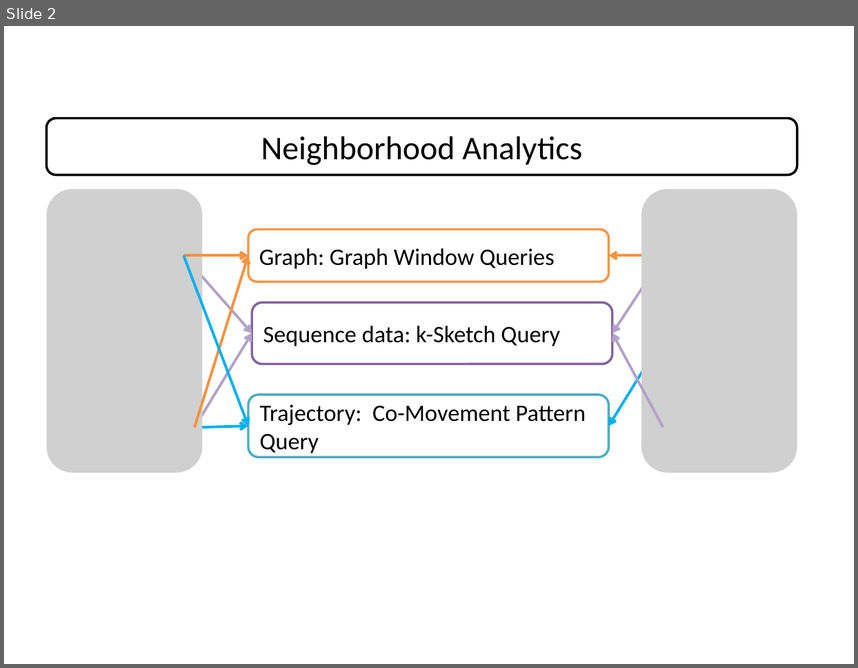
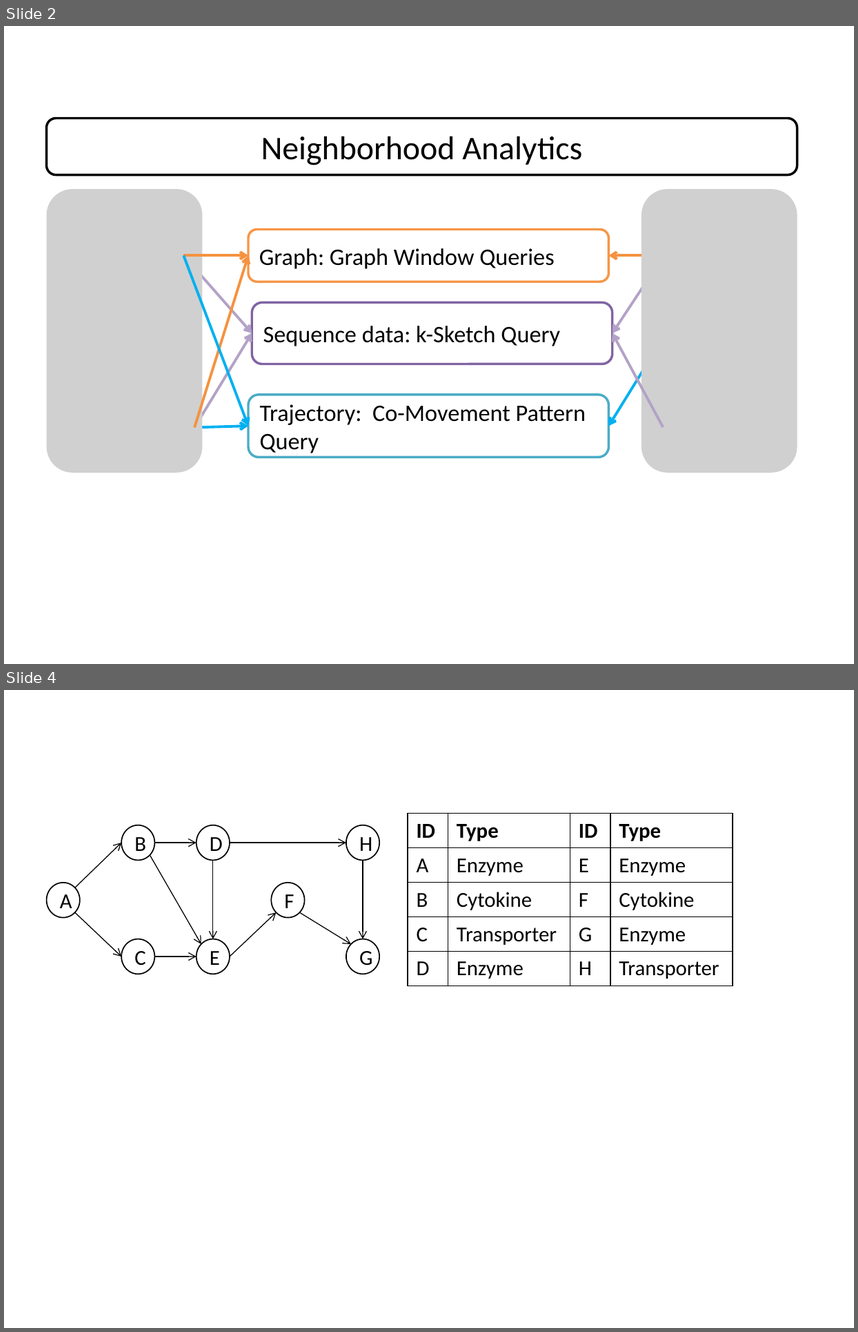
Before and after one commit to fanqi1909/Thesis, a slide deck: Slides/drawings.pptx. Shown one above the other, each under a label of ours: slide 2 before the commit, slides 2 and 4 after it; the slides between them are not shown. The pictures are 858x668 and 858x1332 pixels, drawn with LibreOffice and Linux fonts; fonts in the diff are those of the drawing; grey boxes stand for pictures. Boxes give left, top, right and bottom in pixels: in the first picture for what was removed or moved away, otherwise in the second. Text is boxed around its words. In the diff, an @@ line names an element or a change of style, - is before the commit and + after.

```diff
--- a/Slides/drawings.pptx
+++ b/Slides/drawings.pptx
@@ slide 4 added at bbox=[4, 690, 854, 1328], background #FFFFFF @@
@@ table added at bbox=[408, 814, 733, 986], 5 rows, 4 columns @@
+ID | Type | ID | Type
+A | Enzyme | E | Enzyme
+B | Cytokine | F | Cytokine
+C | Transporter | G | Enzyme
+D | Enzyme | H | Transporter
@@ group added at bbox=[47, 825, 380, 974]: 10 arrows, 8 ellipses @@
+A
+B
+C
+D
+E
+F
+G
+H
```
Also in this commit, not shown: 25 other files.
